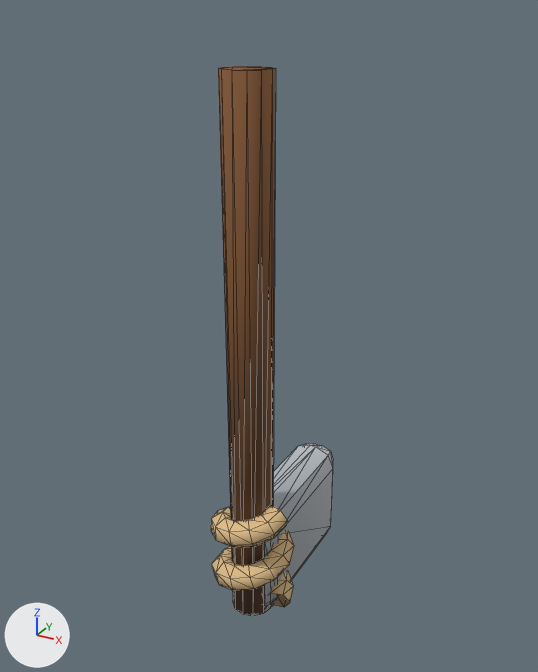
The glTF model assets/models/tool_stone_axe.glb, before and after one commit.
One viewpoint serves both versions: a 50 mm camera at (0.419, -0.714, 0.157) aimed at (-0.022, 0.087, -0.244). Lighting does not change. The marker at lower left points along +X, +Y and +Z. The picture after the commit comes second. Mesh edges are drawn as thin lines. Vertices at exactly the same position are counted once.

In view in the first picture: 'Tool'.
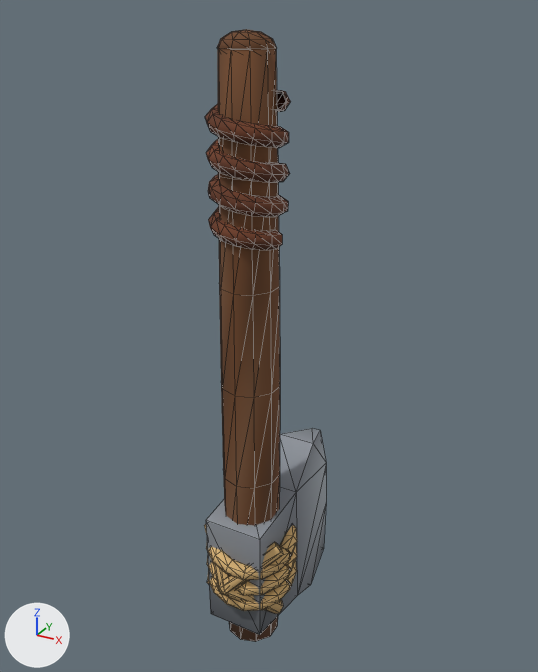
What the commit changed:
me_tool is used by ob_tool; location (0.0, 0.0, 0.0).
me_tool had 230 vertices, 440 faces and spanned x -0.058..0.058, y -0.057..0.22, z -0.635..0.1.
me_tool now has 826 vertices, 1584 faces and spans x -0.061..0.061, y -0.079..0.24, z -0.7..0.137.
me_tool part 1: a new loose piece, a UV sphere (10 segments, 6 rings, poles along z) spanning x -0.03..0.03, y -0.032..0.032, z 0.103..0.137, in mat_vc.
me_tool part 2: the loose piece of 56 vertices spanning x -0.035..0.035, y -0.02..0.22, z -0.635..-0.465 is rebuilt with 20 vertices and now spans x -0.041..0.041, y -0.05..0.24, z -0.7..-0.42.
me_tool part 3: the loose piece of 24 vertices spanning x -0.03..0.03, y -0.03..0.03, z -0.62..0.1 is rebuilt with 70 vertices and now spans x -0.036..0.036, y -0.038..0.038, z -0.66..0.12.
me_tool part 4: a new loose piece of 342 vertices spanning x -0.046..0.046, y -0.045..0.045, z -0.091..0.079, in mat_vc.
me_tool part 5: a new loose piece of 102 vertices spanning x -0.061..0.061, y -0.068..0.068, z -0.583..-0.55, in mat_vc.
me_tool part 6: a new loose piece of 102 vertices spanning x -0.061..0.061, y -0.068..0.068, z -0.557..-0.524, in mat_vc.
me_tool part 7: a new loose piece of 102 vertices spanning x -0.061..0.061, y -0.068..0.068, z -0.531..-0.498, in mat_vc.
me_tool part 8: a new loose piece of 18 vertices spanning x -0.06..0.06, y -0.079..-0.012, z -0.597..-0.482, in mat_vc.
me_tool part 9: a new loose piece of 18 vertices spanning x -0.06..0.06, y -0.079..-0.012, z -0.598..-0.483, in mat_vc.
Part 10, on me_tool:
150 vertices are removed from x -0.058..0.058, y -0.057..0.058, z -0.615..-0.441.
288 faces are deleted.

Pixel boxes (x1, y1, x2, y2) of what changed, in the pictures (538 x 672 px):
'Tool', reshaped (11% taller): before (211, 66, 333, 616); after (204, 29, 326, 642)
part 1 of me_tool, added (brown): after (217, 29, 277, 50)
part 2 of me_tool, rebuilt: before (264, 444, 333, 607); after (206, 428, 326, 635)
part 3 of me_tool, rebuilt (7% wider, 8% taller): before (218, 66, 276, 616); after (218, 49, 280, 642)
part 4 of me_tool, added (brown): after (205, 90, 290, 250)
part 5 of me_tool, added (brown): after (208, 561, 297, 611)
part 6 of me_tool, added (brown): after (207, 546, 297, 596)
part 7 of me_tool, added (brown): after (206, 525, 297, 580)
part 8 of me_tool, added: after (207, 542, 284, 595)
part 9 of me_tool, added: after (204, 524, 283, 614)
part 10 of me_tool, deleted (brown): before (211, 505, 294, 607)
